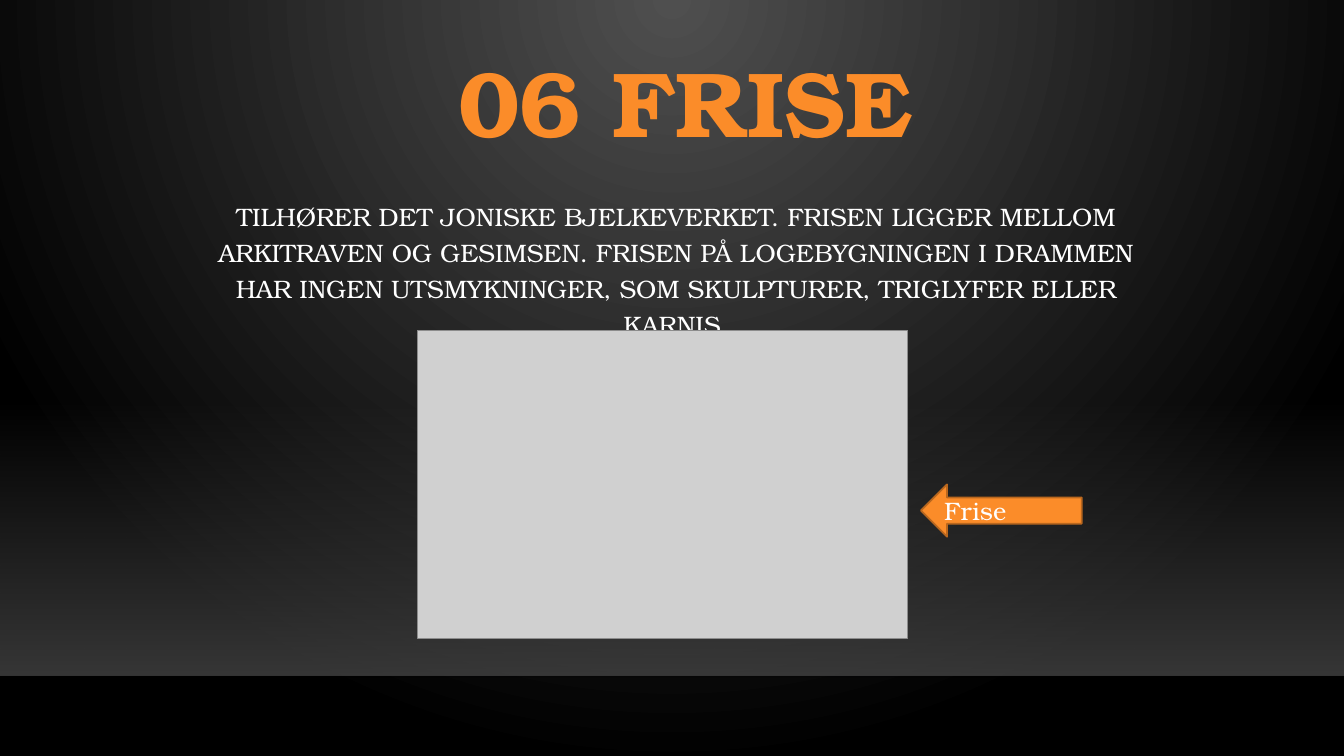
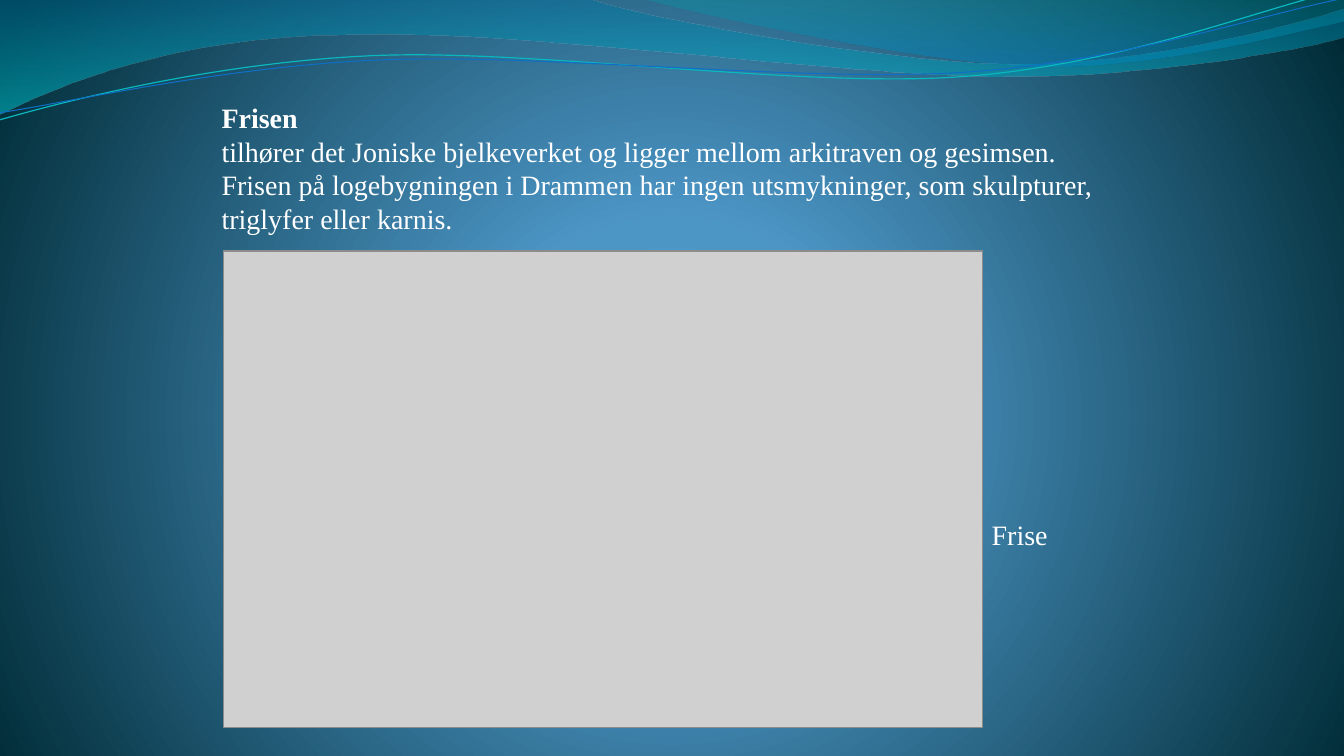
Before and after one commit to skaretk/lightcontrols, a slide deck: slide 7 of light_controller/light_control.pptm (slide 6 before the commit). Drawn at 1344x756 pixels with LibreOffice and Linux fonts; fonts in the diff are those of the drawing; grey boxes stand for pictures; background and template pictures are left out. Boxes give left, top, right and bottom in pixels: in the first picture for what was removed or moved away, otherwise in the second. Text is boxed around its words. In the diff, an @@ line names an element or a change of style, - is before the commit and + after.

```diff
--- a/light_controller/light_control.pptm
+++ b/light_controller/light_control.pptm
@@ background gradient #505050 to #000000 to gradient #4AA0D6 to #4C98C7 to #002C38 @@
@@ freeform shape added at (0, 0, 1344, 114), fill gradient #0074A1 to #00C6CF @@
@@ freeform shape added at (0, 0, 1344, 125), outline #0AB8BF 0.85 pt @@
@@ freeform shape added at (0, 0, 1344, 120), outline #0F6FC6 0.75 pt @@
@@ freeform shape added at (644, 0, 1344, 70), fill gradient #00A1A9 to #008BBF @@
@@ title removed at (459, 73, 911, 138) @@
-06 FRISE
@@ text at (222, 108, 1092, 234): text changed; size 18 to 20 pt; font TeX Gyre Bonum to Times New Roman @@
-TILHØRER DET JONISKE BJELKEVERKET. FRISEN LIGGER MELLOM ARKITRAVEN OG GESIMSEN. FRISEN PÅ LOGEBYGNINGEN I DRAMMEN HAR INGEN UTSMYKNINGER, SOM SKULPTURER, TRIGLYFER ELLER KARNIS.
+Frisen
+tilhører det Joniske bjelkeverket og ligger mellom arkitraven og gesimsen. Frisen på logebygningen i Drammen har ingen utsmykninger, som skulpturer, triglyfer eller karnis.
@@ picture: place and size @@
-picture at (417, 331, 907, 638)
+picture at (223, 251, 982, 727)
@@ rectangle removed at (0, 399, 1344, 676) @@
@@ text "Frise": place and size @@
-text "Frise" at (922, 485, 1083, 537)
+text "Frise" at (992, 526, 1048, 546)
@@ text "Frise" at (992, 526, 1048, 546): size 18 to 20 pt, font TeX Gyre Bonum to Times New Roman; vertical alignment middle to top; fill #FB8C29 to none; outline #BA681E 1.25 pt to none @@
@@ line removed from (0, 677) to (1344, 677) @@
```
Also in this commit, not shown: 13 other slides changed, 1 slide added, 2 slides removed, 3 other files.
